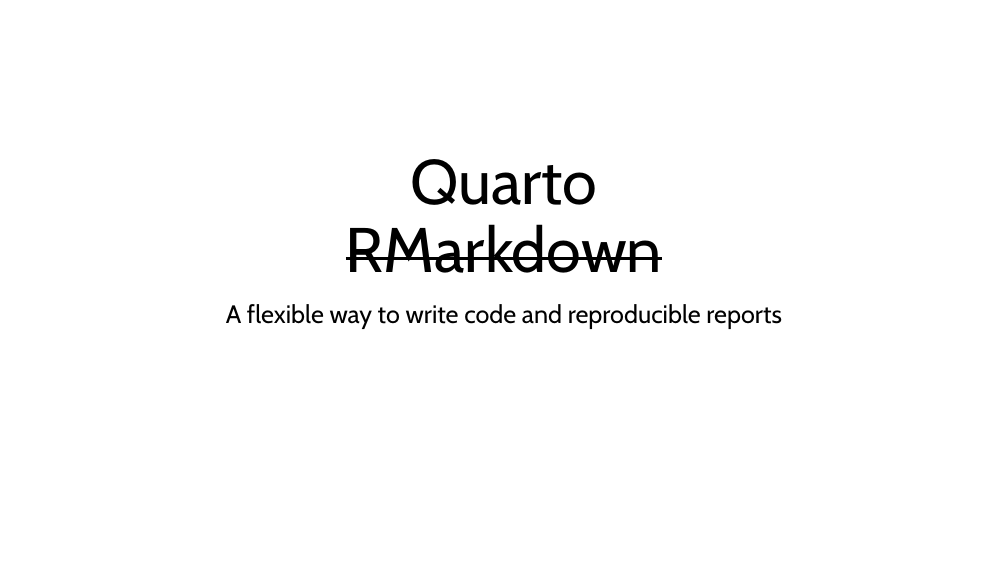
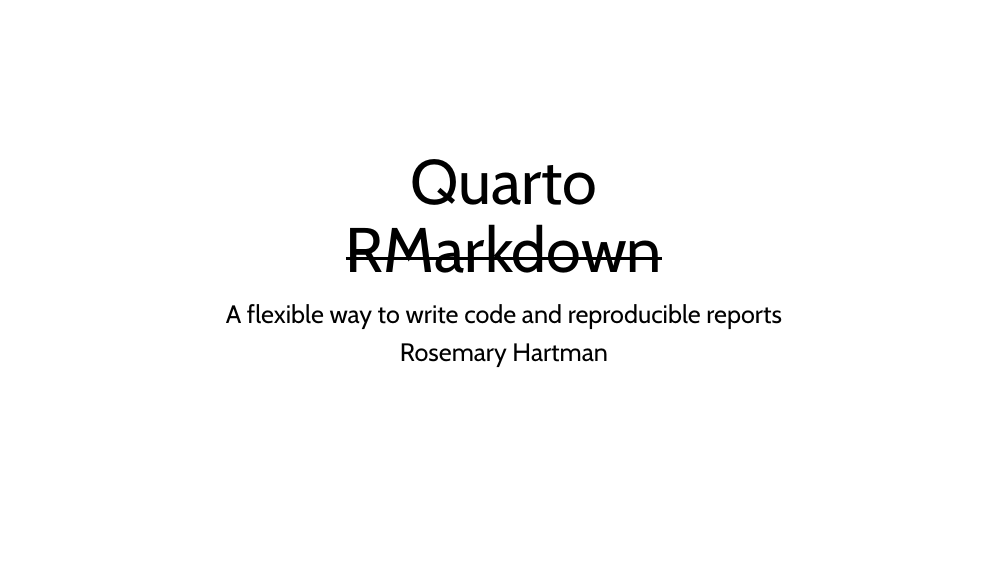
Before and after one commit to InteragencyEcologicalProgram/iep-data-workshop-2024, a slide deck: slide 1 of quartodemo/quartodemo.pptx. Drawn at 1008x567 pixels with LibreOffice and Linux fonts; fonts in the diff are those of the drawing. Boxes give left, top, right and bottom in pixels: in the first picture for what was removed or moved away, otherwise in the second. Text is boxed around its words. In the diff, an @@ line names an element or a change of style, - is before the commit and + after.

Commit message:
Edits to quarto demo presentation

```diff
--- a/quartodemo/quartodemo.pptx
+++ b/quartodemo/quartodemo.pptx
@@ subtitle at (400, 343, 608, 367): paragraph added @@
+Rosemary Hartman
```
Also in this commit, not shown: 1 slide removed, 16 other files.
